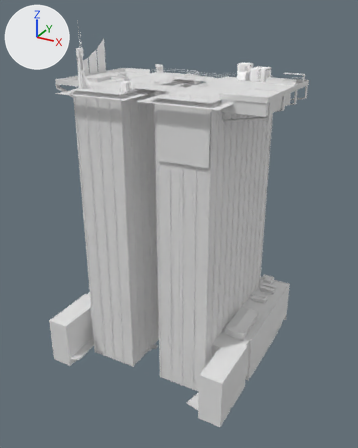
One commit to the glTF model files/assets/136742851/1/ISG_BUILDING_MAIN.glb: the scene before it, then after it.
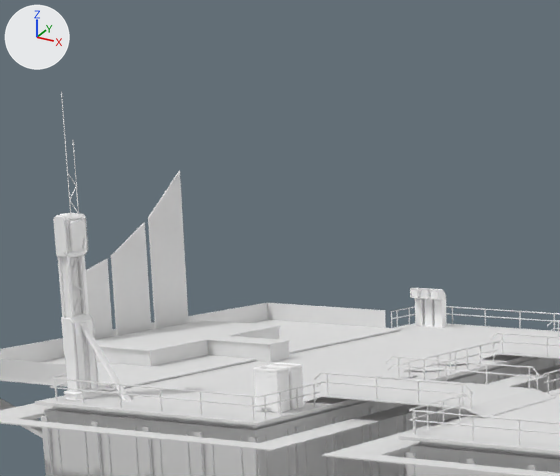
The first picture shows the older version from a 50 mm lens placed at (44.3, -91.8, 81.6), pointed at (-7.5, 2.5, 34.5). The close-ups show both versions on the part from 18% to 53% of the width and 0% to 24% of the height of that picture; other places that the commit changed are outside them. Arrows for +X, +Y and +Z are at upper left; the lights stay in place. Objects named as collision shapes, trigger or cutter boxes, shadow casters or lower levels of detail are left out. Where no turn or scale is listed for an object, it has been applied to the vertices. Vertices at the same position are counted once.

Objects in the first close-up: 'ISG_ADD_ENVIRO', 'ISG_BUILDING', 'ISG_MAIN_FLOOR', 'ISG_MAIN_GLASS_BARRIER', 'ISG_MAIN_RAILING', 'ISG_MAIN_ROOFTOP_PROPS', 'ISG_STAGE'.
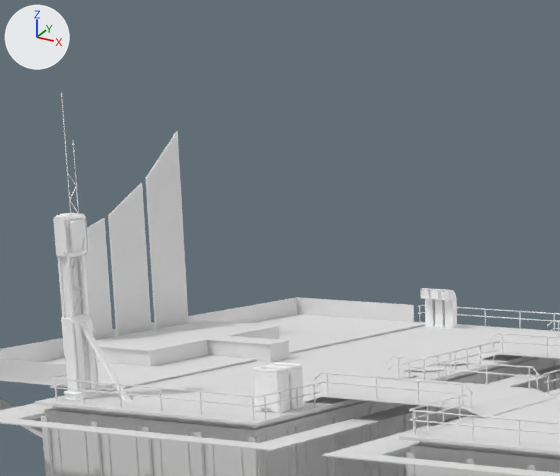
What differs and where, as boxes [x1, y1, x2, y2] in the close-ups (560 x 476 px; the box of a moved part takes in the faces that stretch with it):
'ISG_MAIN_FLOOR', reshaped
    before: [0, 320, 560, 455]
    after: [0, 314, 560, 455]
'ISG_STAGE', reshaped (20% taller)
    before: [86, 171, 291, 367]
    after: [85, 131, 291, 367]
'ISG_MAIN_ROOFTOP_PROPS', reshaped
    before: [53, 92, 447, 413]
    after: [53, 92, 458, 413]
'ISG_MAIN_GLASS_BARRIER', reshaped
    before: [0, 303, 386, 385]
    after: [0, 297, 414, 385]
part 1 of me_mesh_0, moved or reshaped
    before: [420, 288, 435, 325]
    after: [430, 289, 445, 326]
part 2 of me_mesh_0, moved or reshaped
    before: [410, 288, 447, 328]
    after: [420, 288, 458, 328]
part 3 of me_mesh_1, built on
    before: [1, 320, 402, 391]
    after: [1, 314, 425, 391]
part 4 of me_mesh_2, moved or reshaped (not visible afterwards)
    before: [392, 306, 415, 319]
part 5 of me_mesh_4, moved or reshaped
    before: [86, 171, 186, 336]
    after: [85, 131, 186, 336]
part 6 of me_mesh_9, moved or reshaped
    before: [223, 303, 386, 328]
    after: [223, 297, 414, 323]

The change, as a list of edits to the scene's bpy script:
```text
Change me_mesh_0:
    where me_mesh_0.from_pydata(...)  # 11862 vertices, 20098 faces; spans x -9.2..29.3, y -31.0..1.4, z -1.6..11.4
    used by ob_isg_main_rooftop_props; location = (-23.31, 20.6, 67.6)
    me_mesh_0 part 1: the loose piece of 92 vertices spanning x -0.3..0.3, y -0.3..0.7, z -1.5..0.5 is moved by (0.7, 0.0, 0.0)
    me_mesh_0 part 2: 290 of the vertices in x -0.9..0.9, y -0.3..0.7, z -1.6..0.5 are moved by (0.7, 0.0, 0.0)
Change me_mesh_1:
    used by ob_isg_main_floor; location = (-18.67, 5.48, 65.95)
    remove me_mesh_1.from_pydata(...)  # 208 vertices, 370 faces; spans x -15.1..34.3, y -17.0..17.0, z -4.2..0.4
    add me_mesh_1.from_pydata(...)  # 212 vertices, 378 faces; spans x -15.1..34.3, y -17.0..17.0, z -4.2..0.4
    me_mesh_1 part 3
    1 vertex is removed from x -5.0, y 13.0, z 0.1
    10 faces are deleted
    3 vertices in x -14.1..-5.0, y 13.0, z 0.1..0.2 move by (0.0, 3.0, 0.0)
    5 vertices are added at (-5.0, 5.8, 0.1), (-14.1, 5.8, 0.1), (-5.0, 5.8, 0.2), (-14.1, 5.8, 0.2), (-5.0, 16.0, 0.1)
    18 new faces join them
Change me_mesh_2:
    used by ob_isg_main_railing; location = (0.54, 5.5, 65.93)
    remove me_mesh_2.from_pydata(...)  # 3920 vertices, 5480 faces; spans x -24.9..5.7, y -16.5..16.5, z 0.1..1.4
    add me_mesh_2.from_pydata(...)  # 3850 vertices, 5416 faces; spans x -24.9..5.7, y -16.5..16.5, z 0.1..1.4
    me_mesh_2 part 4: 5 vertices moved from x -24.9, y 13.0..15.1, z 0.7..1.1 to x -24.9, y 15.9, z 0.7..1.1; 25 vertices removed from x -24.9, y 13.0..15.1, z 0.7..1.1; 15 vertices added at x -24.9, y 15.9, z 0.7..1.1
Change me_mesh_4:
    used by ob_isg_stage; location = (-32.06, 1.8, 67.41)
    remove me_mesh_4.from_pydata(...)  # 100 vertices, 172 faces; spans x 0.09..9.34, y -2.36..9.1, z -1.73..7.18
    add me_mesh_4.from_pydata(...)  # 100 vertices, 172 faces; spans x 0.09..9.34, y -2.36..9.1, z -1.73..9.13
    me_mesh_4 part 5: 32 of 100 vertices moved; they spanned x 0.09..0.17, y -1.43..8.01, z 0.29..7.18 and now span x 0.09..0.17, y -1.43..8.01, z 0.29..9.13; mean shift (0.0, 0.0, 1.46); largest move (0.17, 5.12, 1.06) -> (0.09, 1.84, 0.32)
Change me_mesh_9:
    where me_mesh_9.from_pydata(...)  # 48 vertices, 88 faces; spans x -2.2..46.0, y -12.9..12.9, z -0.3..0.6
    used by ob_isg_main_glass_barrier; location = (-30.42, 5.48, 66.45)
    me_mesh_9 part 6: all 12 vertices in x -2.2..5.8, y 12.8..12.9, z -0.3..0.6 are moved by (0.0, 3.1, 0.0)
```
